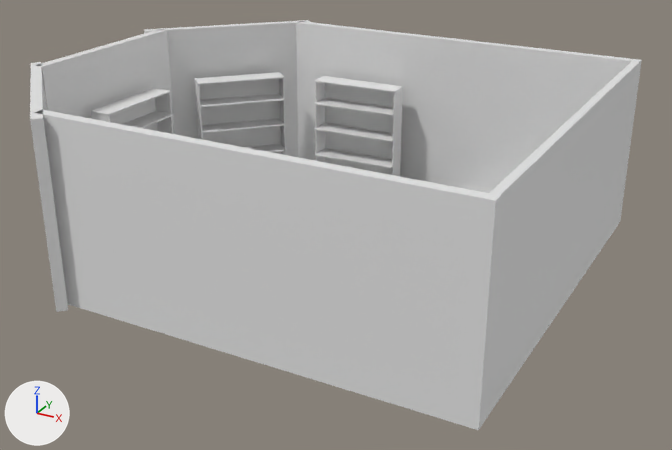
The Blender file models/room.blend: old version first, new version second.
Before and after are seen from a 50 mm lens placed at (26.3, -40.9, 22.0), pointed at (4.1, -0.5, 1.8). Arrows for +X, +Y and +Z are at lower left; the lights stay in place.

The first picture shows 'Board-Back', 'Board-Back.001', 'Board-Back.006', 'Board-Mid-2.006', 'Board-Mid-3.001', 'Board-Mid-3.006', 'Board-Top.006', 'Cube', 'Walls'.
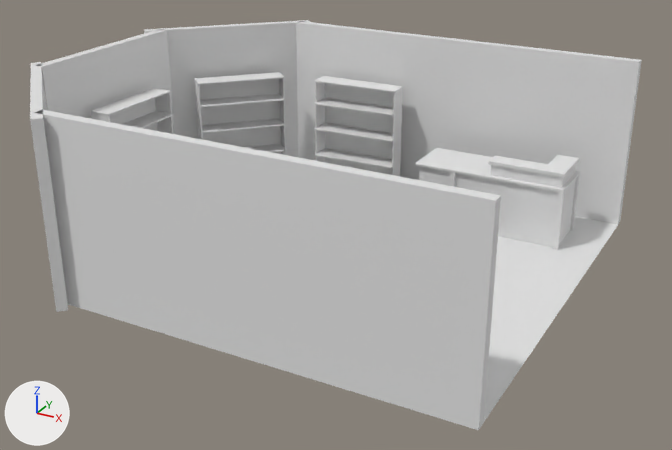
What differs and where, as boxes (x1, y1, x2, y2) in the pictures (672 x 450 px):
```json
{"object": "Cube", "change": "hidden", "before": [484, 61, 639, 420]}
{"object": "Cube.001", "change": "added", "after": [419, 167, 576, 247]}
{"object": "Cube.002", "change": "added", "after": [415, 148, 580, 192]}
{"object": "Cube.007", "change": "added", "after": [488, 155, 579, 178]}
{"object": "Cube.006", "change": "added", "after": [491, 165, 576, 188]}
{"object": "Cube.004", "change": "added", "after": [552, 192, 564, 250]}
{"object": "Plane.001", "change": "unchanged, uncovered by the edit", "before": [484, 225, 618, 421], "after": [484, 217, 618, 421]}
```

Scene script edits in JSON lines:
```json
{"op": "add", "block": "me_cube_102", "code": ["me_cube_102 = bpy.data.meshes.new('Cube.102')", "me_cube_102.from_pydata(...)  # a box spanning x -2.3..2.01, y -0.55..0.52, z -0.32..-0.12; a box spanning x 0.76..2.0, y 0.23..2.37, z -0.32..-0.12"]}
{"op": "add", "block": "me_cube_101", "code": ["me_cube_101 = bpy.data.meshes.new('Cube.101')", "me_cube_101.from_pydata(...)  # a box spanning x -2.13..1.92, y -0.43..0.43, z -0.32..0.32; a box spanning x 0.93..1.92, y 0.26..2.27, z -0.32..0.32"]}
{"op": "add", "block": "me_cube_099", "code": ["me_cube_099 = bpy.data.meshes.new('Cube.099')", "me_cube_099.from_pydata(...)  # 28 vertices, 29 faces; spans x -1.65..1.8, y -0.15..0.15, z -0.1..0.07"]}
{"op": "add", "block": "me_cube_097", "code": ["me_cube_097 = bpy.data.meshes.new('Cube.097')", "me_cube_097.from_pydata(...)  # 216 vertices, 218 faces; spans x -4.55..4.24, y -1.47..1.82, z -0.08..0.08"]}
{"op": "add", "block": "me_cube_096", "code": ["me_cube_096 = bpy.data.meshes.new('Cube.096')", "me_cube_096.from_pydata(...)  # 216 vertices, 218 faces; spans x -4.14..4.29, y -2.27..0.58, z -2.06..1.36"]}
{"op": "add", "block": "ob_cube", "code": "ob_cube.hide_set(True)"}
{"op": "add", "block": "ob_cube_007", "code": ["ob_cube_007 = bpy.data.objects.new('Cube.007', me_cube_102)", "ob_cube_007.location = (12.41, 6.71, 4.54)"]}
{"op": "add", "block": "ob_cube_006", "code": ["ob_cube_006 = bpy.data.objects.new('Cube.006', me_cube_101)", "ob_cube_006.location = (12.37, 6.71, 3.9)"]}
{"op": "add", "block": "ob_cube_004", "code": ["ob_cube_004 = bpy.data.objects.new('Cube.004', me_cube_099)", "ob_cube_004.location = (14.35, 6.11, 1.65)", "ob_cube_004.rotation_euler = (1.571, -1.571, 0.0)  # degrees (90, -90, 0)"]}
{"op": "add", "block": "ob_cube_002", "code": ["ob_cube_002 = bpy.data.objects.new('Cube.002', me_cube_097)", "ob_cube_002.location = (10.27, 7.42, 3.5)", "ob_cube_002.scale = (1.0, 0.962, 1.0)"]}
{"op": "add", "block": "ob_cube_001", "code": ["ob_cube_001 = bpy.data.objects.new('Cube.001', me_cube_096)", "ob_cube_001.location = (10.07, 8.47, 2.06)"]}
```
